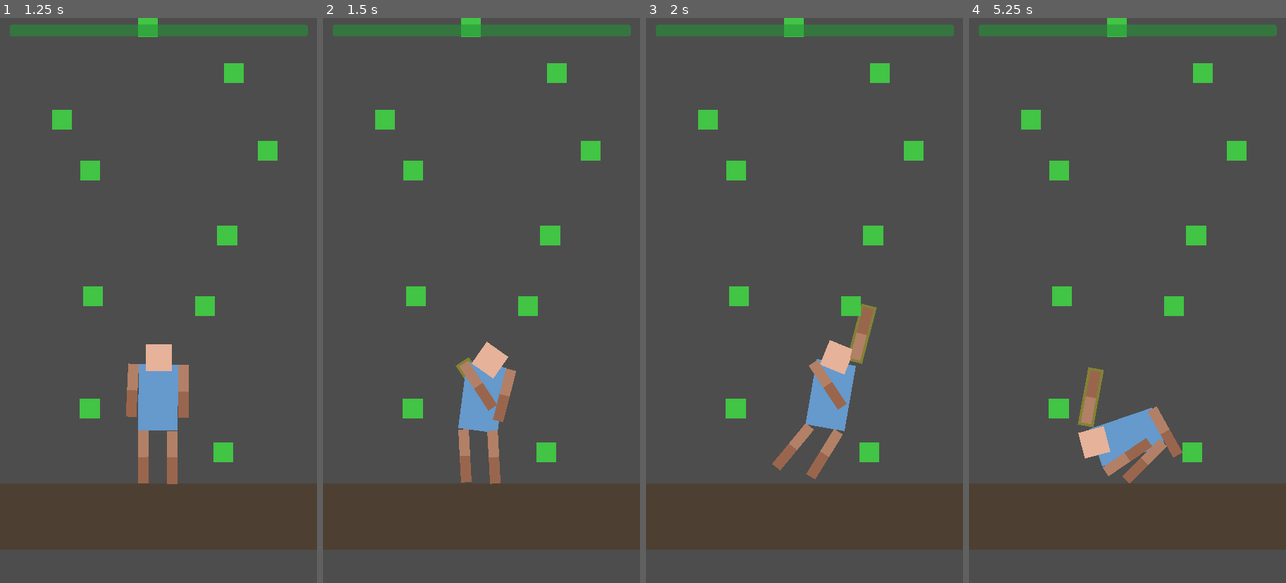
Above: before the commit, frames 1-4 (left to right).
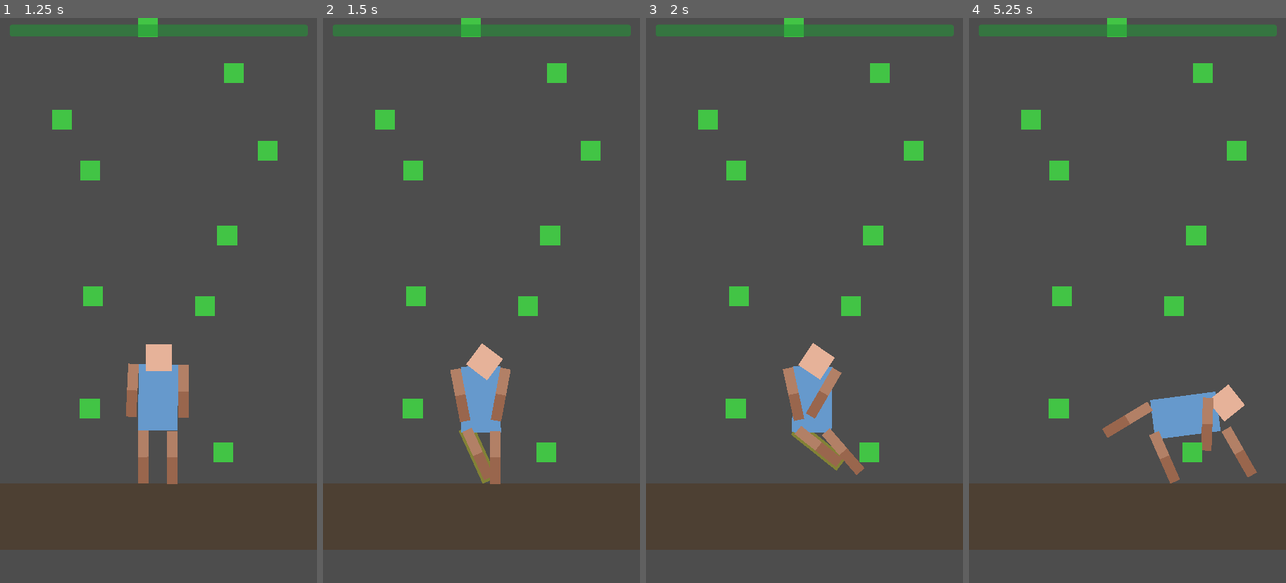
Above: after the commit, the same moments.

Repository: ZagorcicA/climber-trumbler
Game: Godot game, scene res://scenes/ui/StartScreen.tscn
Same seed, same stepped clock (60 frames per second), same inputs: the game is played once before the commit and once after it.
Inputs (mouse positions are in pixels of both pictures, inside the frame that each line leads up to):
- Up to frame 1 (1.25 s): click "Easy level" at 0.5 s
- Up to frame 2 (1.5 s): move the mouse to (551, 272) at 1.27 s; hold 1 (select_limb_1) from 1.28 s (still down); click (551, 272) at 1.42 s
- Up to frame 3 (2 s): keep holding 1 (select_limb_1); tap 2 (select_limb_2) at 1.55 s
- Up to frame 4 (5.25 s): release 1 (select_limb_1) at 2 s; drag from (1064, 328) to (1165, 407) at 2.02 s; move the mouse to (1159, 176) at 2.77 s; hold 3 (select_limb_3) 2.78-3.5 s; click (1159, 176) at 2.92 s; tap 4 (select_limb_4) at 3.05 s; drag from (1111, 413) to (1190, 453) at 3.52 s; move the mouse to (1222, 385) at 4.27 s; hold 2 (select_limb_2) 4.28-5 s; tap X (detach_limb) at 4.35 s; click (1222, 385) at 4.42 s; drag from (1032, 215) to (1127, 481) at 5.02 s

Frame 1 is identical in both runs. In frame 2, 1.8% of the frame differs, in the area x 40-61%, y 57-83%; in frame 3, 3.8%; in frame 4, 5.0%, in the area x 34-91%, y 61-83%.

Commit message:
phase 2.1 keyboard input added

Diff:
--- a/scripts/managers/input_manager.gd
+++ b/scripts/managers/input_manager.gd
@@ -14,7 +14,7 @@
 # Input state for limb controls
 var latch_just_pressed: bool = false
 var detach_just_pressed: bool = false
-var limb_selection_pressed: int = -1  # 0-3 for limbs 1-4, -1 for none
+var limb_key_held: int = -1  # Limb index currently held via keyboard, -1 for none
 
 func _input(event: InputEvent):
 	if event is InputEventScreenTouch:
@@ -34,7 +34,6 @@
 	# Reset per-frame input flags
 	latch_just_pressed = false
 	detach_just_pressed = false
-	limb_selection_pressed = -1
 
 	# Check latch/detach inputs
 	if Input.is_action_just_pressed("latch_limb"):
@@ -43,15 +42,17 @@
 	if Input.is_action_just_pressed("detach_limb"):
 		detach_just_pressed = true
 
-	# Check limb selection inputs
-	if Input.is_action_just_pressed("select_limb_1"):
-		limb_selection_pressed = 0
-	elif Input.is_action_just_pressed("select_limb_2"):
-		limb_selection_pressed = 1
-	elif Input.is_action_just_pressed("select_limb_3"):
-		limb_selection_pressed = 2
-	elif Input.is_action_just_pressed("select_limb_4"):
-		limb_selection_pressed = 3
+	# Check which limb key is held (mapping: 1=left leg, 2=left arm, 3=right arm, 4=right leg)
+	if Input.is_action_pressed("select_limb_1"):
+		limb_key_held = 2    # left leg
+	elif Input.is_action_pressed("select_limb_2"):
+		limb_key_held = 0    # left arm
+	elif Input.is_action_pressed("select_limb_3"):
+		limb_key_held = 1    # right arm
+	elif Input.is_action_pressed("select_limb_4"):
+		limb_key_held = 3    # right leg
+	else:
+		limb_key_held = -1
 
 func get_mouse_world_position() -> Vector2:
 	# Get mouse position in world coordinates (accounting for camera)
--- a/scripts/player/player.gd
+++ b/scripts/player/player.gd
@@ -14,6 +14,7 @@
 var selected_limb_index: int = -1
 var selection_source: String = "keyboard"  # "keyboard" or "touch"
 var _was_touch_active: bool = false
+var _prev_limb_key_held: int = -1
 var torso_on_ground: bool = false  # Tracks if torso is touching floor/ground
 var legs_on_ground: int = 0  # Count of legs touching the floor
 
@@ -58,13 +59,23 @@
 	torso.linear_velocity.x *= PhysicsConstants.STAND_DAMPING
 
 func _handle_limb_selection():
-	# KEYBOARD: existing behavior preserved
-	var limb_index = InputManager.limb_selection_pressed
-	if limb_index >= 0 and limb_index < limbs.size():
-		select_limb(limb_index)
+	# KEYBOARD: hold-to-select with edge detection
+	var key_held = InputManager.limb_key_held
+	if key_held >= 0 and key_held != _prev_limb_key_held:
+		# Key just pressed → detach if latched, then select
+		if limbs[key_held].is_latched:
+			limbs[key_held].detach_from_hold()
+		select_limb(key_held)
 		selection_source = "keyboard"
-		_was_touch_active = InputManager.is_touch_active
-		return
+	elif key_held < 0 and _prev_limb_key_held >= 0 and selection_source == "keyboard":
+		# Key just released → try latch, then deselect
+		var selected = get_selected_limb()
+		if selected and not selected.is_latched and StaminaManager.can_latch():
+			var nearest_hold = selected.get_nearest_hold()
+			if nearest_hold:
+				selected.latch_to_hold(nearest_hold)
+		select_limb(-1)
+	_prev_limb_key_held = key_held
 
 	# TOUCH: detect finger-down (rising edge)
 	var touch_active = InputManager.is_touch_active
